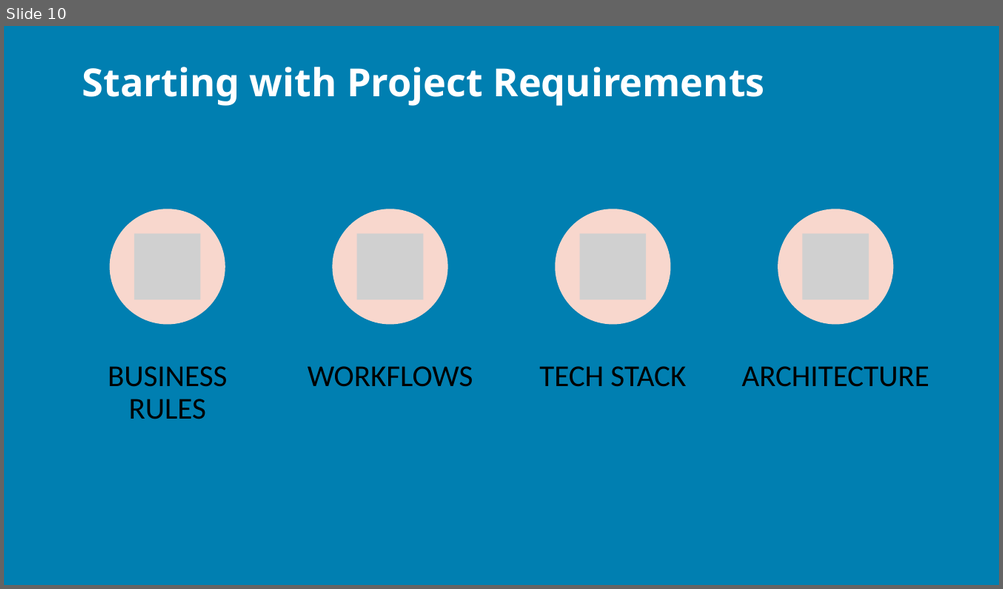
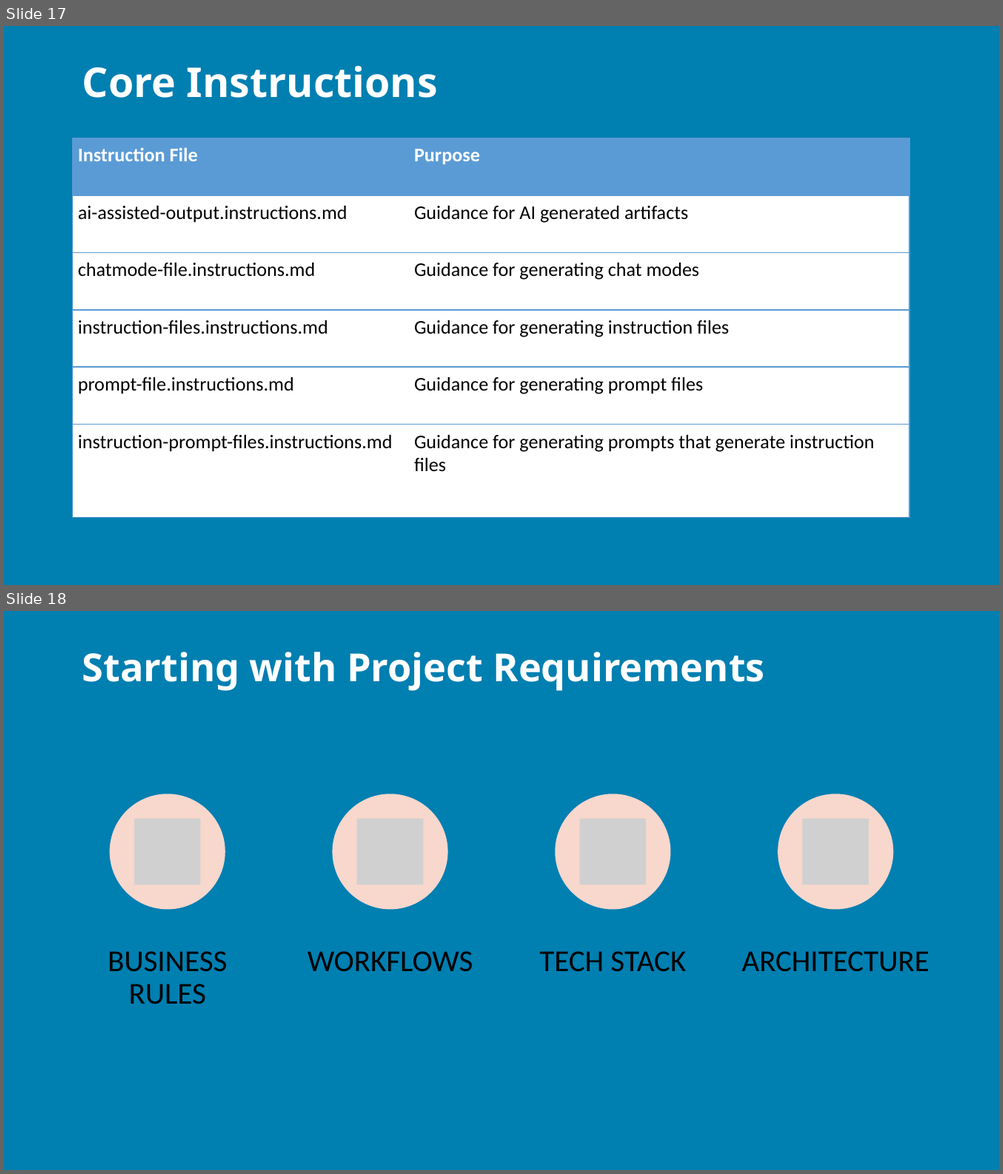
Before and after one commit to j0hnnymiller/AI-Assisted-Software-Development, a slide deck: Slides/AIASD-Greenfield-slides.pptx. Shown one above the other, each under a label of ours: slide 10 before the commit, slides 17 and 18 after it. The pictures are 1003x589 and 1003x1174 pixels, drawn with LibreOffice and Linux fonts; fonts in the diff are those of the drawing; grey boxes stand for pictures; background and template pictures are left out. Boxes give left, top, right and bottom in pixels: in the first picture for what was removed or moved away, otherwise in the second. Text is boxed around its words. In the diff, an @@ line names an element or a change of style, - is before the commit and + after.

Commit message:
feat: add AI-First vs. Prompt-First development slides and supporting markdown content

```diff
--- a/Slides/AIASD-Greenfield-slides.pptx
+++ b/Slides/AIASD-Greenfield-slides.pptx
@@ slide 17 added at <box>4,26,999,585</box>, background picture (left out) @@
@@ title added at <box>82,66,438,98</box>, 29.7 pt, text #FFFFFF, bold @@
+Core Instructions
@@ table added at <box>73,138,909,518</box>, 6 rows, 2 columns @@
+Instruction File | Purpose
+ai-assisted-output.instructions.md | Guidance for AI generated artifacts
+chatmode-file.instructions.md | Guidance for generating chat modes
+instruction-files.instructions.md | Guidance for generating instruction files
+prompt-file.instructions.md | Guidance for generating prompt files
+instruction-prompt-files.instructions.md | Guidance for generating prompts that generate instruction files
@@ what was slide 10 is now slide 18 @@
```
Also in this commit, not shown: 3 slides changed, 14 other slides added, 5 slides removed, 3 other files.
